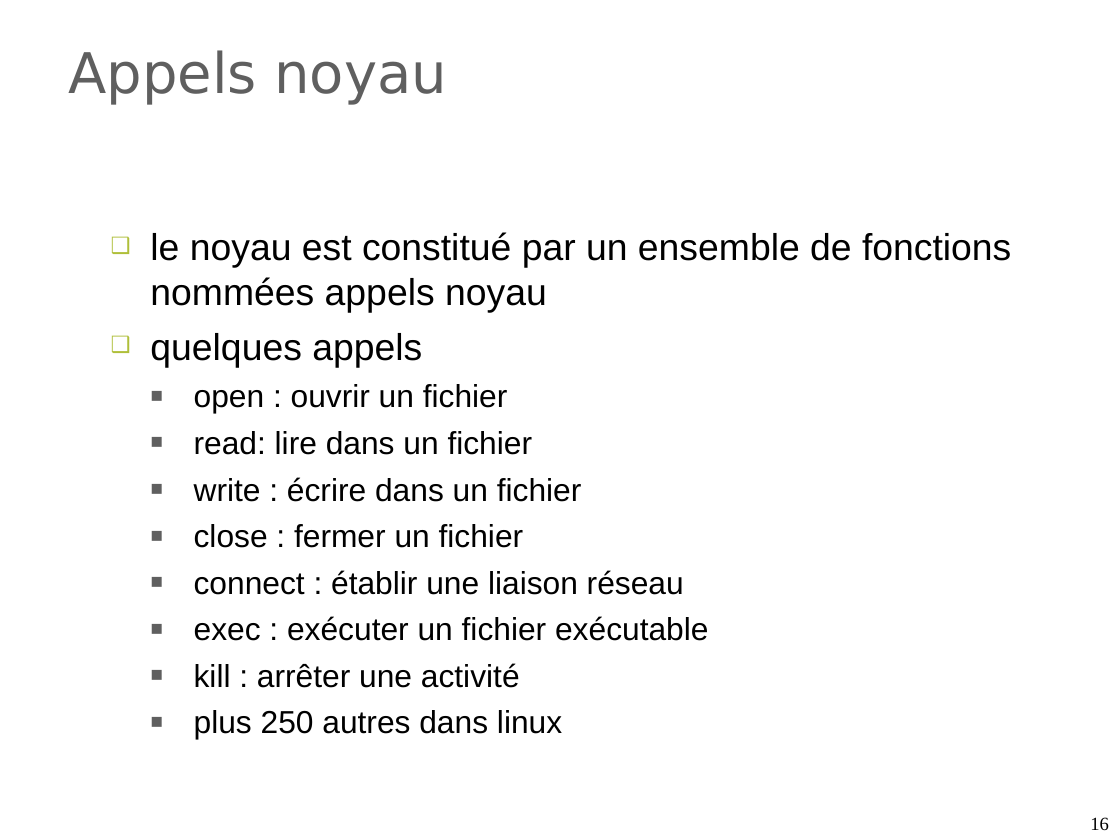
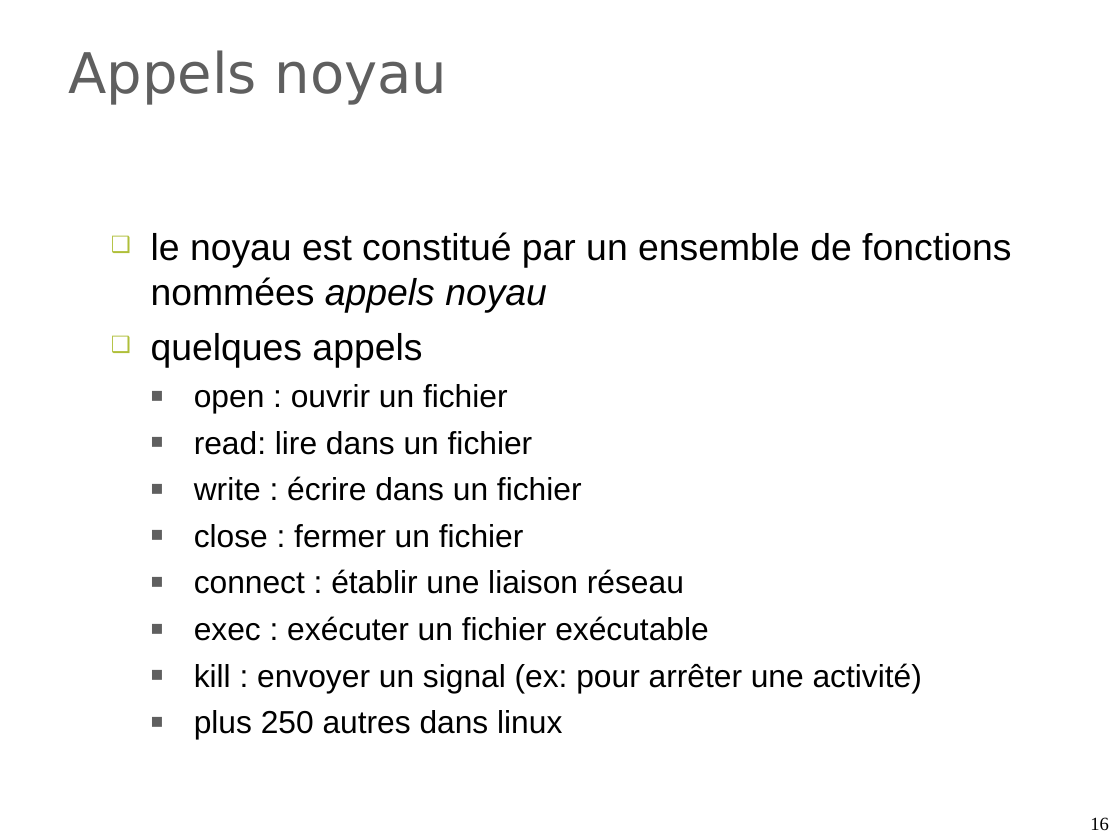
Before and after one commit to duanegris/texts, a slide deck: slide 16 of isi1/slides/5_structures_SE.ppt. Drawn at 1120x840 pixels with LibreOffice and Linux fonts; fonts in the diff are those of the drawing; background and template pictures are left out. Boxes give left, top, right and bottom in pixels: in the first picture for what was removed or moved away, otherwise in the second. Text is boxed around its words. In the diff, an @@ line names an element or a change of style, - is before the commit and + after.

```diff
--- a/isi1/slides/5_structures_SE.ppt
+++ b/isi1/slides/5_structures_SE.ppt
@@ text at (x1=151, y1=232, x2=1011, y2=312): italic on in "appels noyau" @@
@@ text at (x1=194, y1=663, x2=922, y2=692): text changed @@
-    ■ kill : arrêter une activité
+    ■ kill : envoyer un signal (ex: pour arrêter une activité)
```
Also in this commit, not shown: 6 other slides changed, 1 other file.
